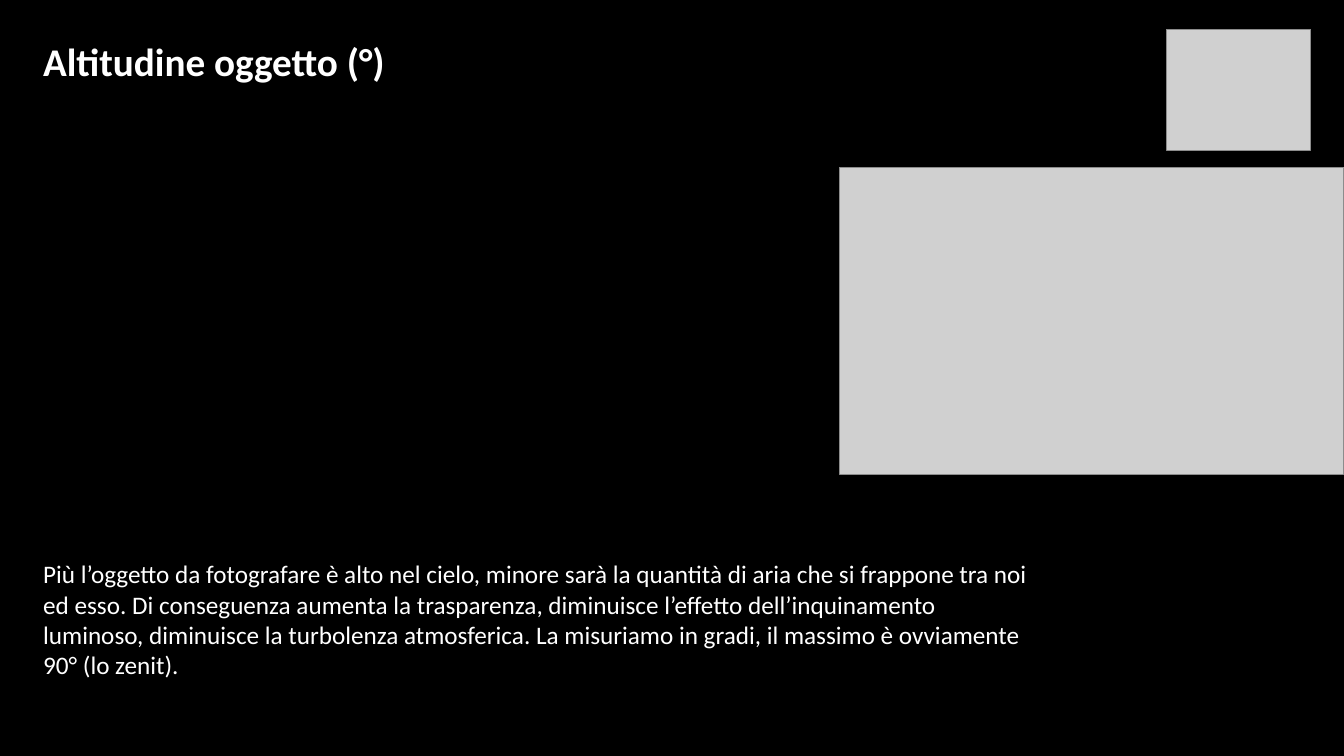
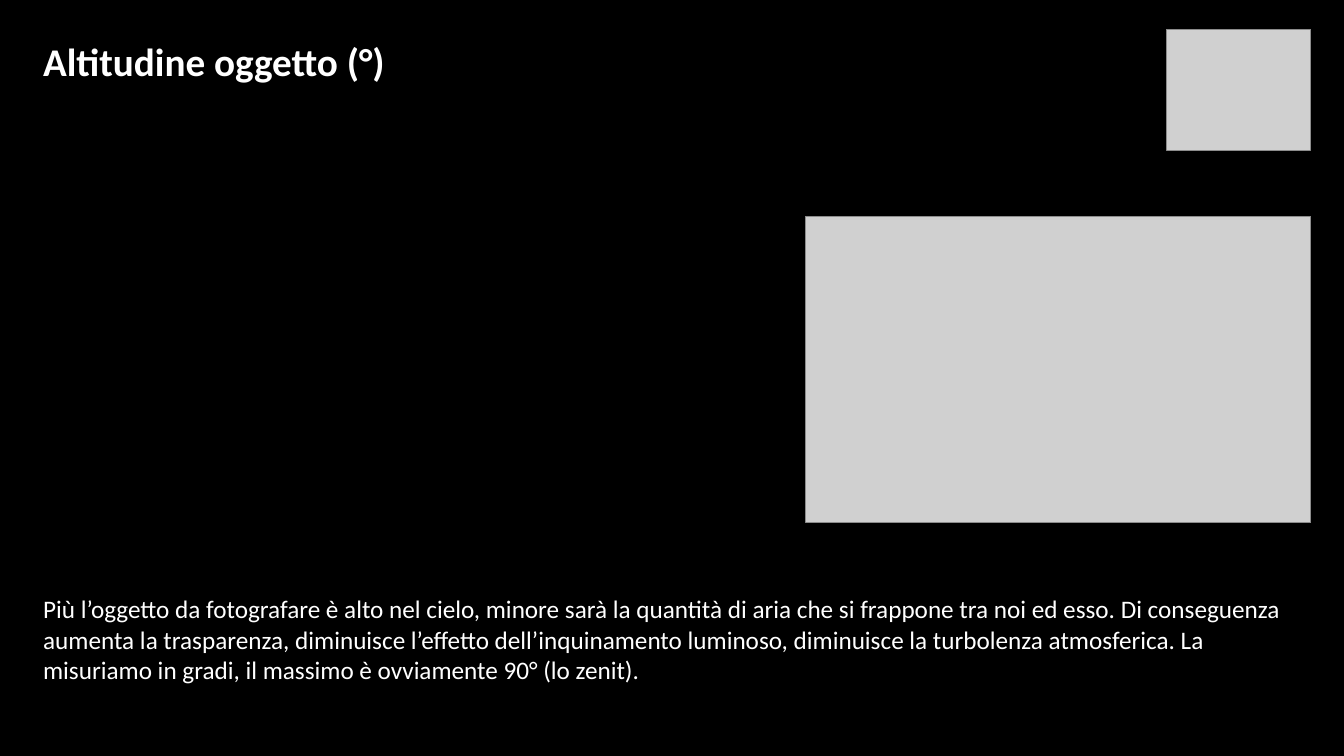
Before and after one commit to Ignazio-Emanuele-Picciche/AstrofotografiaModellistica, a slide deck: slide 7 of AstrofotografiaProgetto.pptx. Drawn at 1344x756 pixels with LibreOffice and Linux fonts; fonts in the diff are those of the drawing; grey boxes stand for pictures; background and template pictures are left out. Boxes give left, top, right and bottom in pixels: in the first picture for what was removed or moved away, otherwise in the second. Text is boxed around its words. In the diff, an @@ line names an element or a change of style, - is before the commit and + after.

```diff
--- a/AstrofotografiaProgetto.pptx
+++ b/AstrofotografiaProgetto.pptx
@@ picture: place and size @@
-picture at (839,167,1344,475)
+picture at (806,216,1311,523)
@@ text "Più l’oggetto da fotografare è ..." rewrapped from (43,565,1026,678) to (43,600,1280,684) @@
```
Also in this commit, not shown: 4 other slides changed, 5 slides added.
